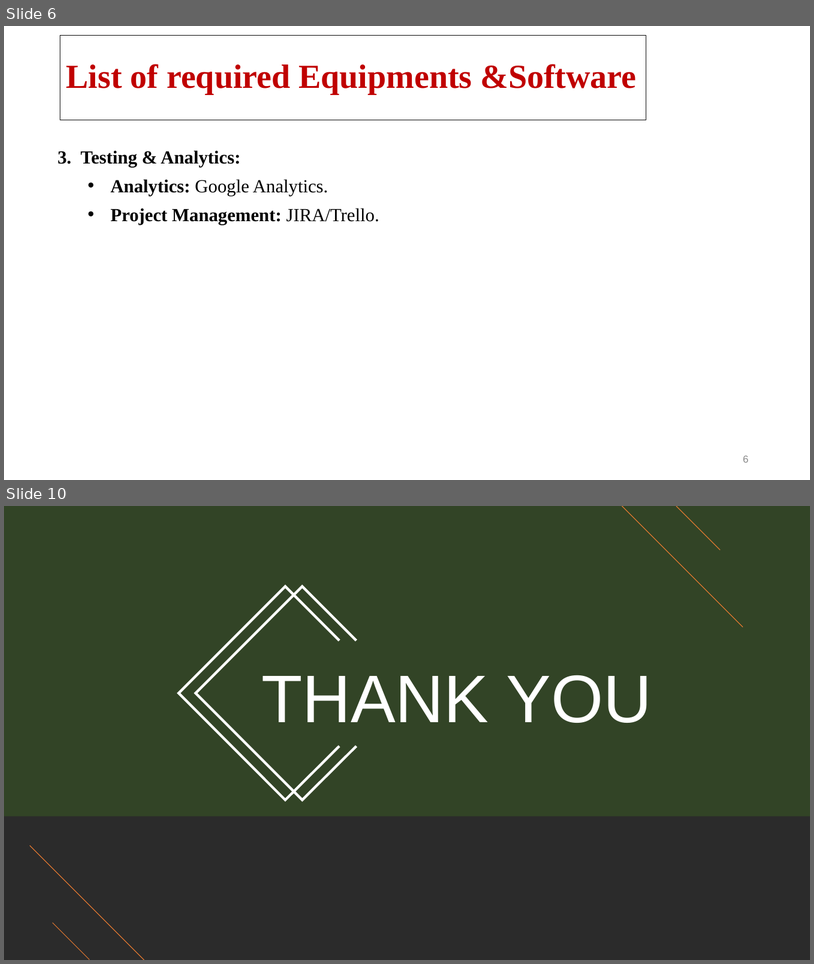
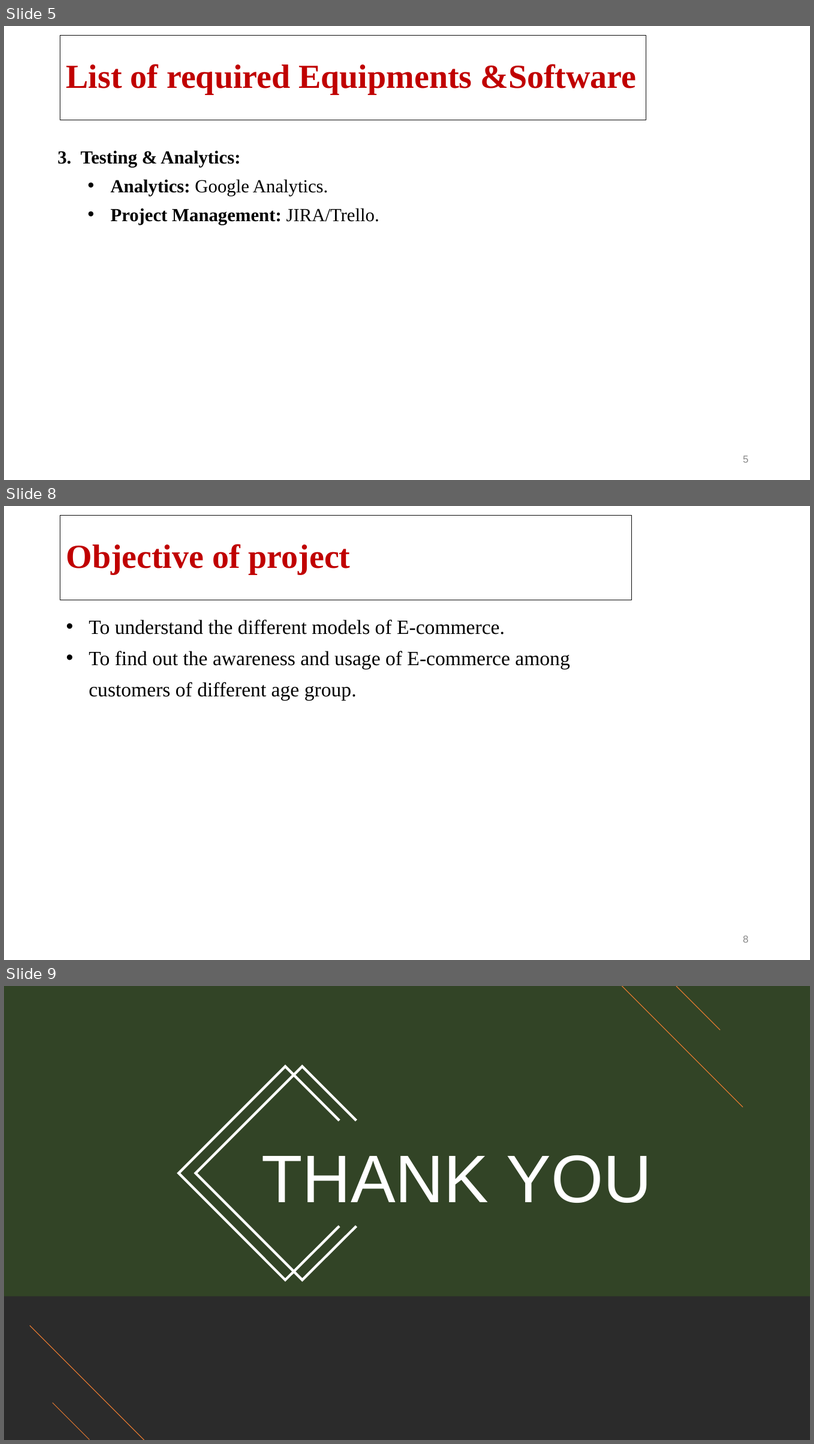
Before and after one commit to DhruvJDev/made-setup, a slide deck: ppt/Phase 2.pptx. Shown one above the other, each under a label of ours: slides 6 and 10 before the commit, slides 5, 8 and 9 after it; the slides between them are not shown. The pictures are 814x964 and 814x1444 pixels, drawn with LibreOffice and Linux fonts; fonts in the diff are those of the drawing; background and template pictures are left out; a plain dark background stands for a picture behind light text. Boxes give left, top, right and bottom in pixels: in the first picture for what was removed or moved away, otherwise in the second. Text is boxed around its words. In the diff, an @@ line names an element or a change of style, - is before the commit and + after.

```diff
--- a/ppt/Phase 2.pptx
+++ b/ppt/Phase 2.pptx
@@ slide 8 added at [4, 506, 810, 960], background picture (left out) @@
@@ title added at [60, 515, 633, 600], outline #0C0C0C 0.75 pt, 40 pt, text #C00000, bold @@
+Objective of project
@@ text added at [89, 619, 570, 700], 24 pt, text #000000 @@
+• To understand the different models of E-commerce.
+• To find out the awareness and usage of E-commerce among customers of different age group.
@@ page number added at [743, 935, 749, 942], 12 pt, text #888888 @@
+8
@@ what was slide 6 is now slide 5 @@
@@ what was slide 10 is now slide 9 @@
```
Also in this commit, not shown: 1 slide changed, 2 other slides added, 4 slides removed, 2 other files.
